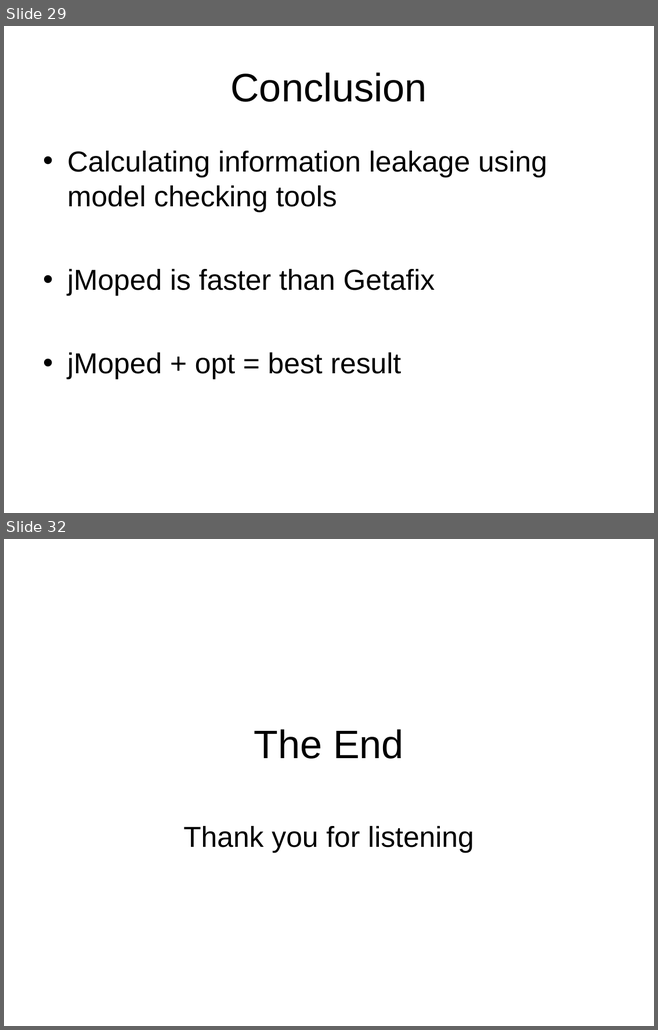
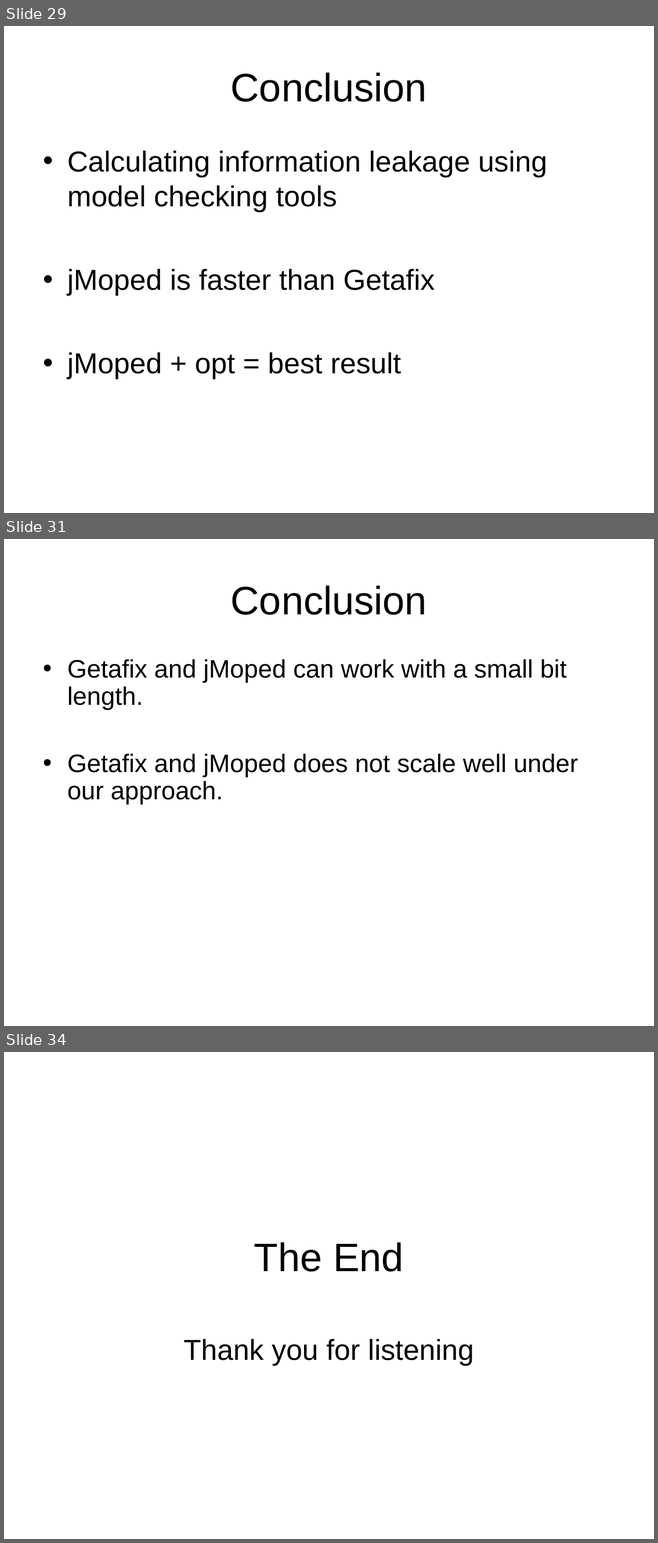
Before and after one commit to chenjiia/Thesis, a slide deck: thesis_presentation/presentation.ppt. Shown one above the other, each under a label of ours: slides 29 and 32 before the commit, slides 29, 31 and 34 after it; the slides between them are not shown. The pictures are 658x1030 and 658x1543 pixels, drawn with LibreOffice and Linux fonts; fonts in the diff are those of the drawing. Boxes give left, top, right and bottom in pixels: in the first picture for what was removed or moved away, otherwise in the second. Text is boxed around its words. In the diff, an @@ line names an element or a change of style, - is before the commit and + after.

```diff
--- a/thesis_presentation/presentation.ppt
+++ b/thesis_presentation/presentation.ppt
@@ slide 31 added at [4,539,654,1026], background #FFFFFF @@
@@ title added at [231,585,427,615], 44 pt, text #000000 @@
+Conclusion
@@ text added at [67,659,578,805], 28 pt, text #000000 @@
+• Getafix and jMoped can work with a small bit length.
+• Getafix and jMoped does not scale well under our approach.
@@ what was slide 32 is now slide 34 @@
```
Also in this commit, not shown: 10 slides changed, 3 other slides added, 1 slide removed.
